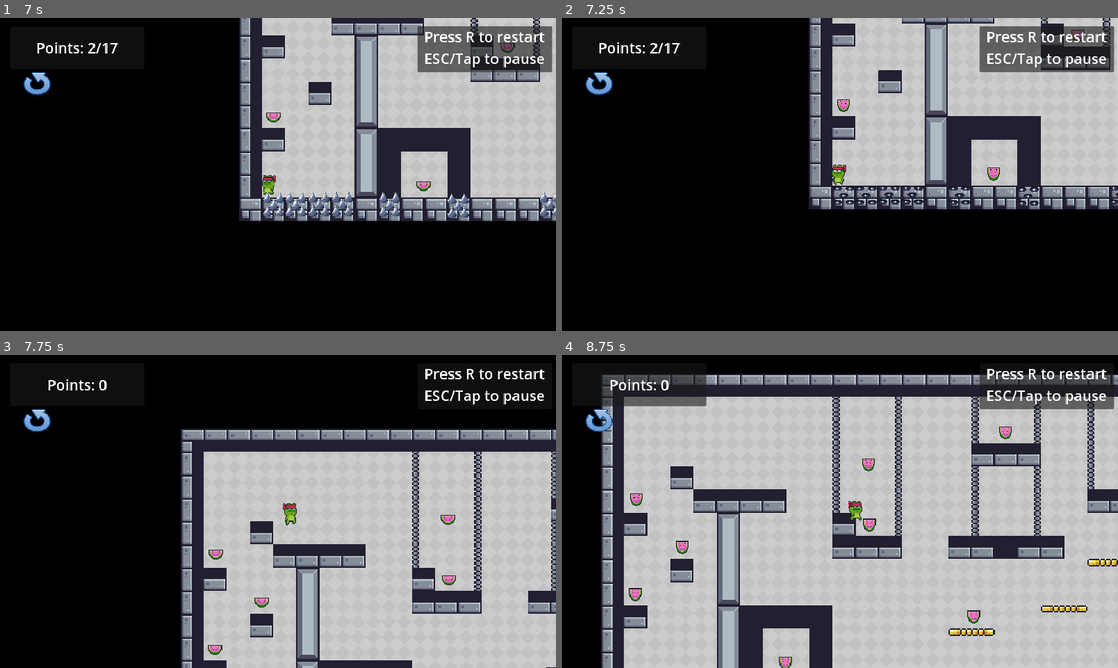
Above: before the commit, frames 1-4 (two rows, left to right).
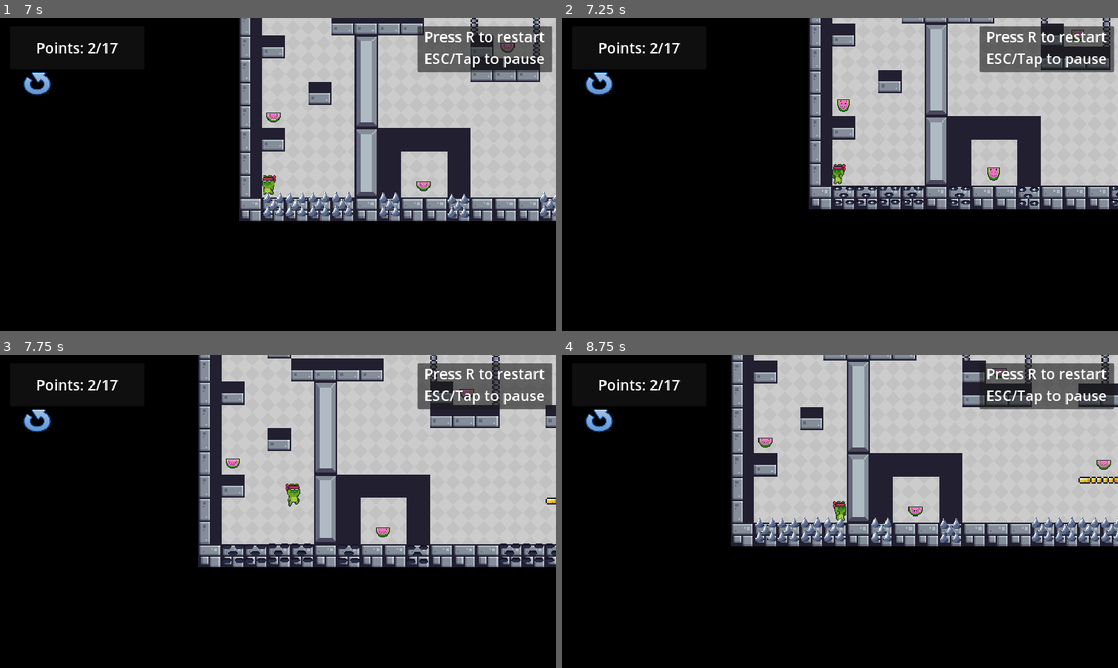
Above: after the commit, the same moments.

Repository: Omar-Munib/JumpAdventure
Game: Godot game, scene res://scenes/level3.tscn
Two runs of this game, one before a commit and one after it. Both use one fixed random seed, a clock stepped at 60 frames per second and the inputs below. This scene is started directly instead of the project's main scene.
Inputs:
- Up to frame 1 (7 s): tap R (restart) every 0.75 s from 0.5 to 4.25 s; hold D (right) 0.53-2.03 s; tap W (jump) at 0.77, 1.52, 3.02, 3.77, 4.52, 6.02, 6.77 s; hold A (left) 2.03-2.78 s; hold D (right) 2.78-4.28 s; hold A (left) 4.28-5.03 s; hold D (right) 5.03-5.78 s; hold A (left) from 5.78 s (still down)
- Up to frame 2 (7.25 s): keep holding A (left)
- Up to frame 3 (7.75 s): release A (left) at 7.28 s; hold D (right) from 7.28 s (still down); tap W (jump) at 7.52 s
- Up to frame 4 (8.75 s): keep holding D (right)

Frame 1 is identical in both runs. In frame 2, 0.1% of the frame differs, in the area x 48-52%, y 46-54%; in frame 3, 52%; in frame 4, 71%, in the area x 6-100%, y 0-100%.

Commit message:
spikes animation solved

Diff:
--- a/scenes/animated_platform.tscn
+++ b/scenes/animated_platform.tscn
@@ -4,6 +4,21 @@
 
 [sub_resource type="RectangleShape2D" id="RectangleShape2D_oxppy"]
 size = Vector2(45.5, 6)
+
+[sub_resource type="Animation" id="Animation_vr7sp"]
+length = 0.001
+tracks/0/type = "value"
+tracks/0/imported = false
+tracks/0/enabled = true
+tracks/0/path = NodePath(".:position")
+tracks/0/interp = 1
+tracks/0/loop_wrap = true
+tracks/0/keys = {
+"times": PackedFloat32Array(0),
+"transitions": PackedFloat32Array(1),
+"update": 0,
+"values": [Vector2(0, 0)]
+}
 
 [sub_resource type="Animation" id="Animation_0l14t"]
 resource_name = "moving_loop"
@@ -20,21 +35,6 @@
 "transitions": PackedFloat32Array(1, 1, 1),
 "update": 0,
 "values": [Vector2(0, 0), Vector2(149, 0), Vector2(0, 0)]
-}
-
-[sub_resource type="Animation" id="Animation_vr7sp"]
-length = 0.001
-tracks/0/type = "value"
-tracks/0/imported = false
-tracks/0/enabled = true
-tracks/0/path = NodePath(".:position")
-tracks/0/interp = 1
-tracks/0/loop_wrap = true
-tracks/0/keys = {
-"times": PackedFloat32Array(0),
-"transitions": PackedFloat32Array(1),
-"update": 0,
-"values": [Vector2(0, 0)]
 }
 
 [sub_resource type="AnimationLibrary" id="AnimationLibrary_qta3s"]
--- a/scenes/main_character.gd
+++ b/scenes/main_character.gd
@@ -2,6 +2,7 @@
 
 const SPEED = 300.0
 const JUMP_VELOCITY = -450.0
+var default_anim = "default"
 @onready var sprite_2d = $Sprite2D
 
 # Get the gravity from the project settings to be synced with RigidBody nodes.
@@ -12,7 +13,7 @@
 	if (velocity.x > 1 || velocity.x < -1):
 		sprite_2d.animation = "running"
 	else:
-		sprite_2d.animation = "default"
+		sprite_2d.animation = str(default_anim)
 
 	# Add the gravity.
 	if not is_on_floor():
@@ -40,7 +41,9 @@
 
 # Method to play the "hit" animation
 func play_hit_animation():
-	sprite_2d.animation = "hit"
+	print("ssss")
+	default_anim = "hit"
+	#sprite_2d.animation = "hit"
 
 func _unhandled_input(event):
 	if event.is_action_pressed("restart"):
--- a/scenes/main_character.tscn
+++ b/scenes/main_character.tscn
@@ -258,8 +258,7 @@
 sprite_frames = SubResource("SpriteFrames_jav7x")
 animation = &"hit"
 autoplay = "default"
-frame = 1
-frame_progress = 0.918205
+frame_progress = 0.203373
 
 [node name="CollisionShape2D" type="CollisionShape2D" parent="."]
 texture_filter = 1
--- a/scenes/spike_trap.gd
+++ b/scenes/spike_trap.gd
@@ -13,7 +13,11 @@
 
 		if body.has_method("play_hit_animation"):
 			print("animation found")
+
 			# Call the play_hit_animation method of the character
+			body.play_hit_animation()
+		# timer for 2 seconds
+
 		timer.start()
 
 func _on_timer_timeout():
--- a/scenes/spike_trap.tscn
+++ b/scenes/spike_trap.tscn
@@ -89,7 +89,7 @@
 }
 
 [node name="Timer" type="Timer" parent="."]
-wait_time = 0.6
+wait_time = 1.798
 one_shot = true
 
 [connection signal="body_entered" from="." to="." method="_on_body_entered"]
